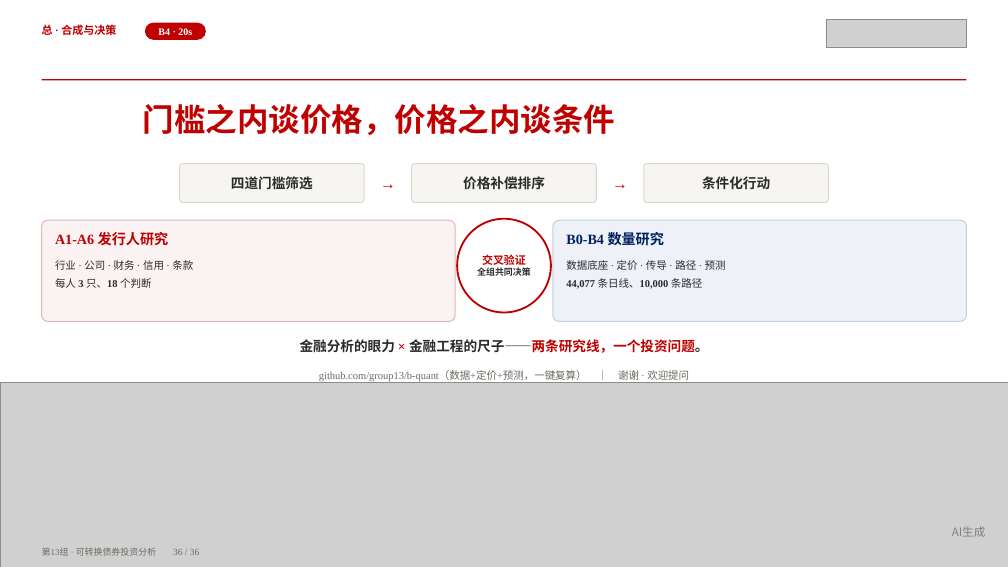
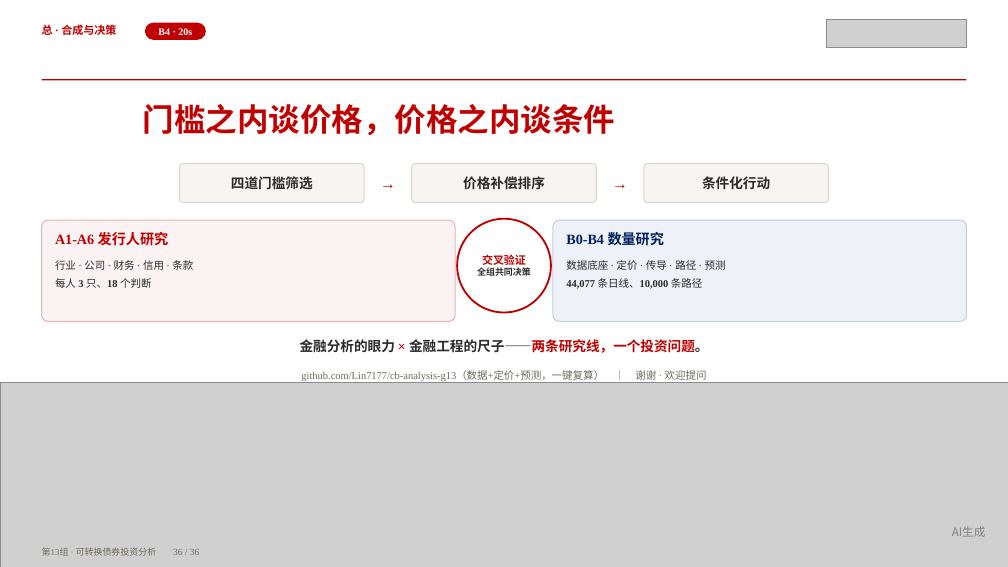
Before and after one commit to Lin7177/cb-analysis-g13, a slide deck: slide 36 of deck/可转债全量版.pptx. Drawn at 1008x567 pixels with LibreOffice and Linux fonts; fonts in the diff are those of the drawing; grey boxes stand for pictures. Boxes give left, top, right and bottom in pixels: in the first picture for what was removed or moved away, otherwise in the second. Text is boxed around its words. In the diff, an @@ line names an element or a change of style, - is before the commit and + after.

```diff
--- a/deck/可转债全量版.pptx
+++ b/deck/可转债全量版.pptx
@@ text at (301, 370, 707, 381): text changed @@
-github.com/group13/b-quant（数据+定价+预测，一键复算） ｜ 谢谢 · 欢迎提问
+github.com/Lin7177/cb-analysis-g13（数据+定价+预测，一键复算） ｜ 谢谢 · 欢迎提问
```
Also in this commit, not shown: 1 other file.
